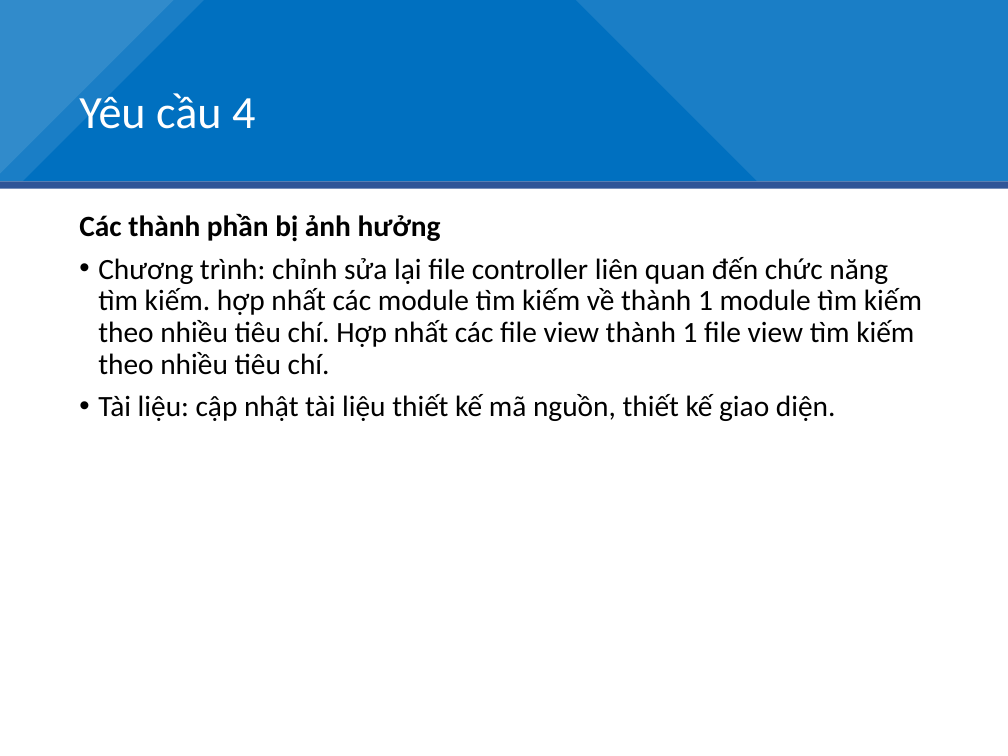
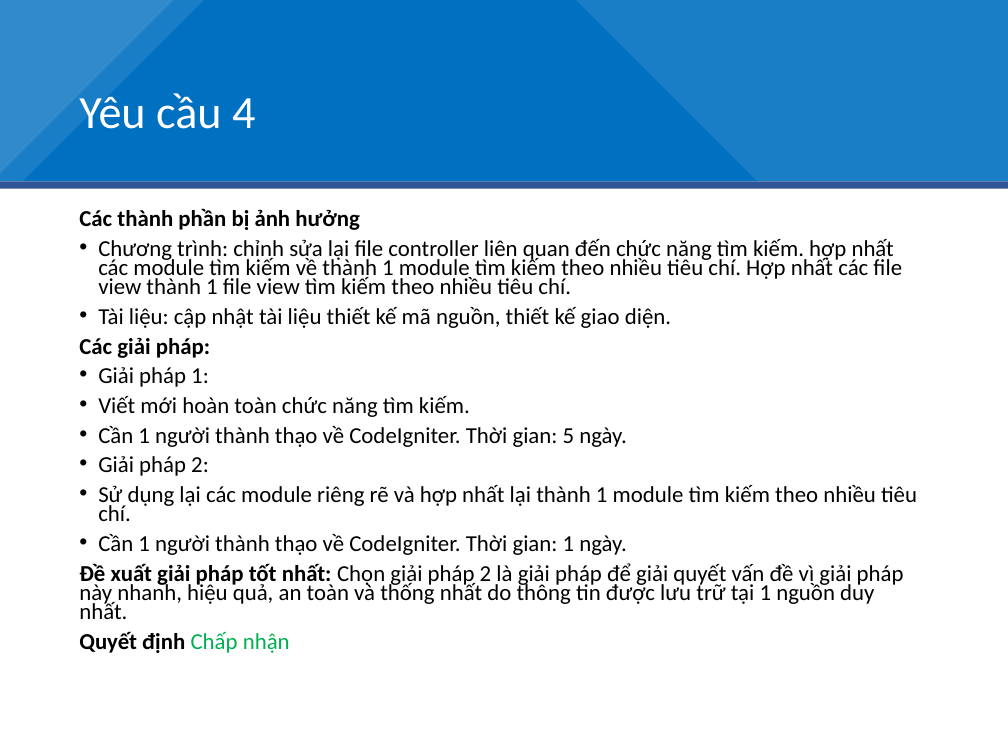
Before and after one commit to duduct/BaoTriPhanMem, a slide deck: slide 27 of BaiTap2/BT01_BT2_Slide.pptx. Drawn at 1008x756 pixels with LibreOffice and Linux fonts; fonts in the diff are those of the drawing. Boxes give left, top, right and bottom in pixels: in the first picture for what was removed or moved away, otherwise in the second. Text is boxed around its words. In the diff, an @@ line names an element or a change of style, - is before the commit and + after.

Commit message:
Cập nhật slide báo cáo
Yêu cầu 6->13,  chính tả phân tích sự tác động.

```diff
--- a/BaiTap2/BT01_BT2_Slide.pptx
+++ b/BaiTap2/BT01_BT2_Slide.pptx
@@ text at (79,208,902,328): size 21 to 16.3 pt in "Các thành phần bị ảnh hưởng", "Chương trình: chỉnh sửa lại file controller ...", "Tài liệu: cập nhật tài liệu thiết ..."; line spacing 0.9 to 0.7 @@
@@ text at (79,337,917,653): paragraphs added @@
+Các giải pháp:
+• Giải pháp 1:
+• Viết mới hoàn toàn chức năng tìm kiếm.
+• Cần 1 người thành thạo về CodeIgniter. Thời gian: 5 ngày.
+• Giải pháp 2:
+• Sử dụng lại các module riêng rẽ và hợp nhất lại thành 1 module tìm kiếm theo nhiều tiêu chí.
+• Cần 1 người thành thạo về CodeIgniter. Thời gian: 1 ngày.
+Đề xuất giải pháp tốt nhất: Chọn giải pháp 2 là giải pháp để giải quyết vấn đề vì giải pháp này nhanh, hiệu quả, an toàn và thống nhất do thông tin được lưu trữ tại 1 nguồn duy nhất.
+Quyết định Chấp nhận
```
Also in this commit, not shown: 17 slides added, 1 other file.
